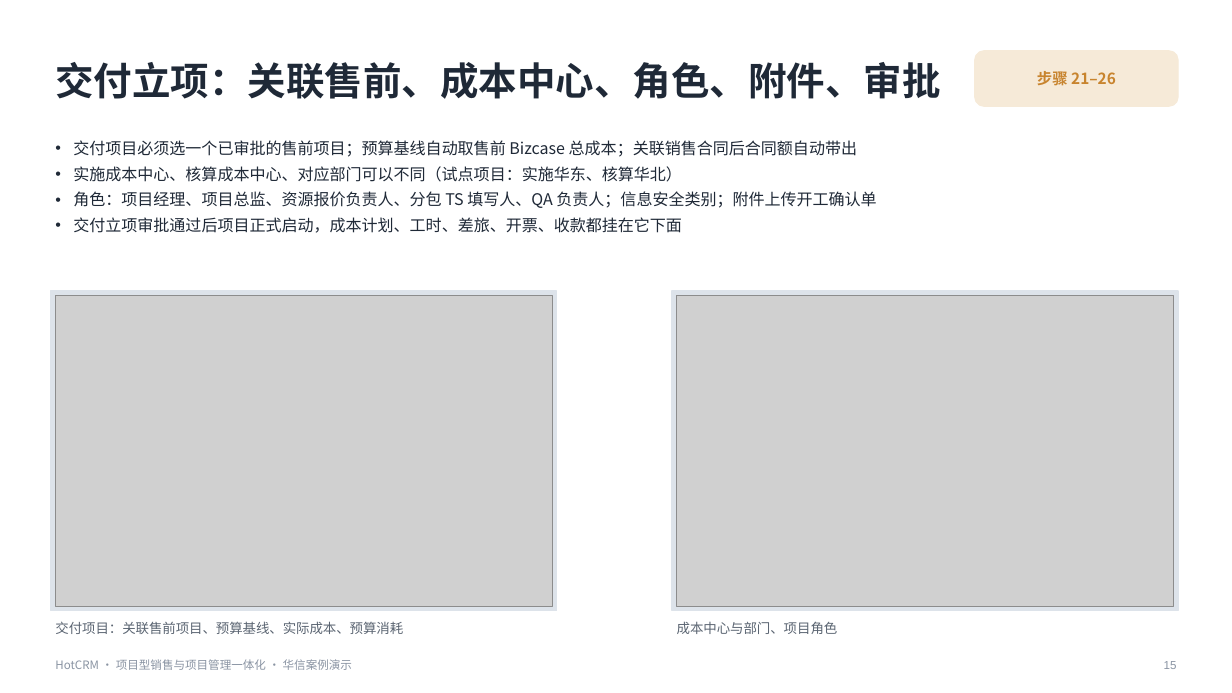
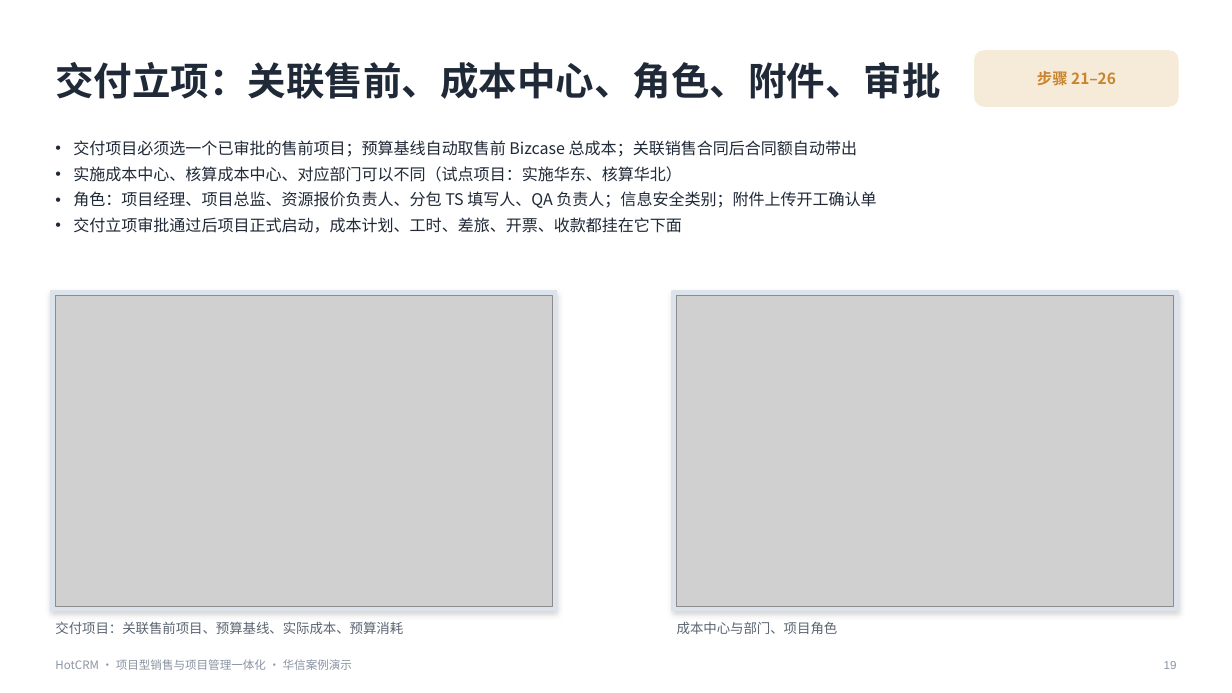
Before and after one commit to sunhaolin/hotcrm, a slide deck: slide 19 of docs/demo/psa-presales/客户汇报-华信案例.pptx (slide 15 before the commit). Drawn at 1232x693 pixels with LibreOffice and Linux fonts; fonts in the diff are those of the drawing; grey boxes stand for pictures. Boxes give left, top, right and bottom in pixels: in the first picture for what was removed or moved away, otherwise in the second. Text is boxed around its words. In the diff, an @@ line names an element or a change of style, - is before the commit and + after.

```diff
--- a/docs/demo/psa-presales/客户汇报-华信案例.pptx
+++ b/docs/demo/psa-presales/客户汇报-华信案例.pptx
@@ rectangle at (51,291,557,611): shadow on @@
@@ rectangle at (672,291,1178,611): shadow on @@
```
Also in this commit, not shown: 20 other slides changed, 7 slides added, 1 other file.
